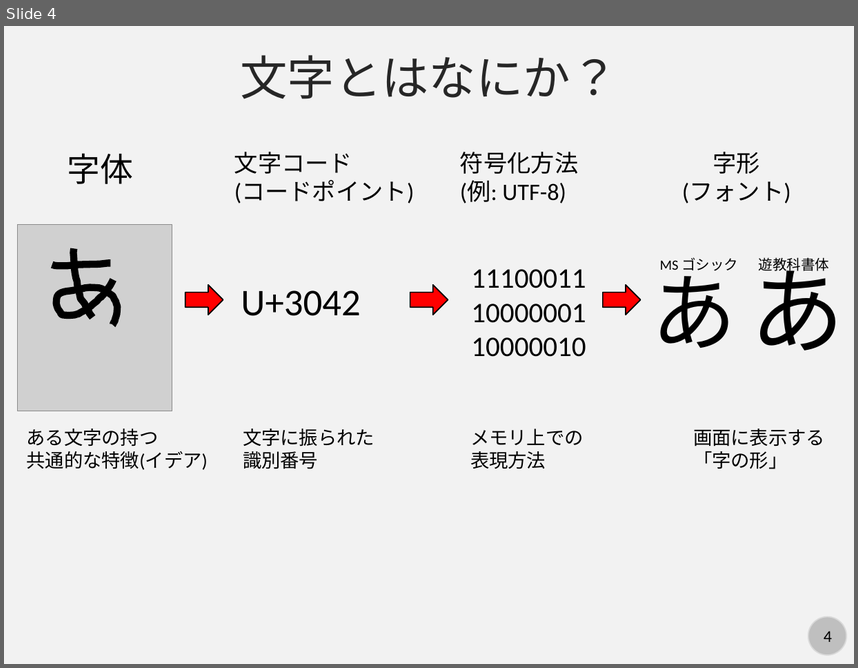
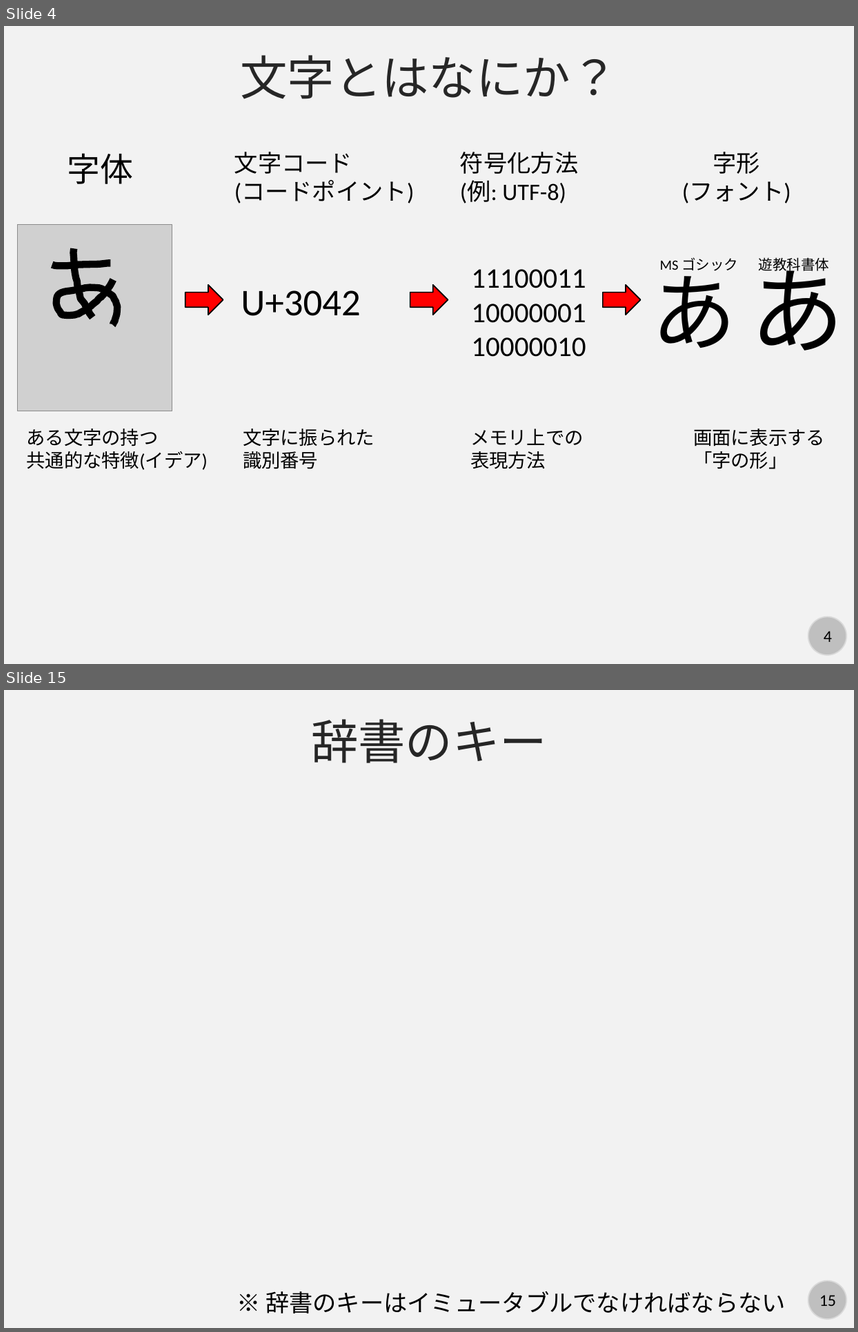
Before and after one commit to kaityo256/python_zero, a slide deck: string/fig/slide.pptx. Shown one above the other, each under a label of ours: slide 4 before the commit, slides 4 and 15 after it; the slides between them are not shown. The pictures are 858x668 and 858x1332 pixels, drawn with LibreOffice and Linux fonts; fonts in the diff are those of the drawing; grey boxes stand for pictures. Boxes give left, top, right and bottom in pixels: in the first picture for what was removed or moved away, otherwise in the second. Text is boxed around its words. In the diff, an @@ line names an element or a change of style, - is before the commit and + after.

```diff
--- a/string/fig/slide.pptx
+++ b/string/fig/slide.pptx
@@ slide 15 added at [4,690,854,1328], background #F2F2F2; not listed: 2 template elements that a slide beside it also shows @@
@@ text added at [311,719,547,763], 40 pt, text #262626 @@
+辞書のキー
@@ text added at [266,1291,786,1313], 20 pt, text #000000 @@
+※ 辞書のキーはイミュータブルでなければならない
```
Also in this commit, not shown: 3 slides changed, 7 other slides added, 7 other files.
